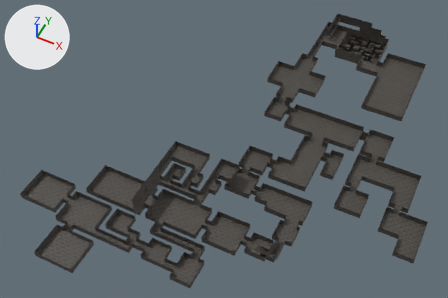
The Blender file Assets/Blender/level1.blend: old version first, new version second.
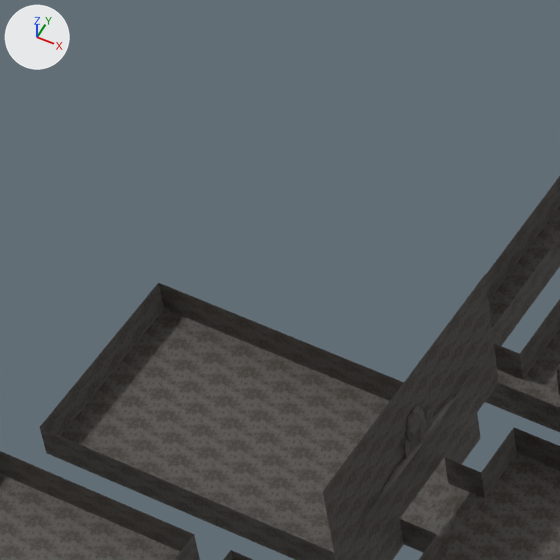
Each version appears first whole from a 50 mm camera at (79.0, -87.3, 144.6) aimed at (20.2, 30.2, -2.3), and next in a close-up on the part from 18% to 38% of the width and 40% to 71% of the height. Every picture has the same lights, and +X, +Y and +Z are marked at upper left.

The first close-up shows 'Plane', 'Suzanne', 'Suzanne.001'.
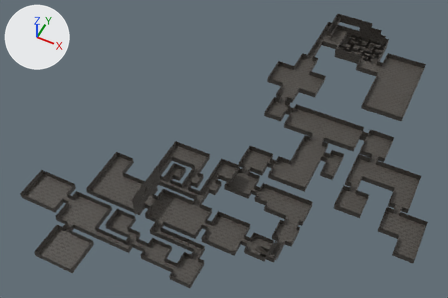
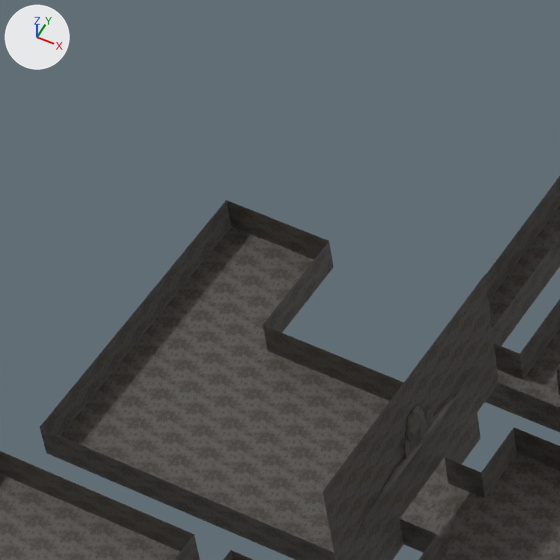
Where the change shows, as pixel boxes (x1, y1, x2, y2) in the close-ups (560 x 560 px):
part 1 of me_plane, added (black): after (261, 214, 299, 253)
part 2 of me_plane, added (black): after (182, 228, 209, 280)
part 3 of me_plane, added (black): after (204, 201, 231, 253)
part 4 of me_plane, added: after (221, 267, 277, 309)
part 5 of me_plane, added: after (256, 281, 292, 315)
part 6 of me_plane, added: after (209, 227, 265, 267)
part 7 of me_plane, added: after (187, 254, 243, 295)
part 8 of me_plane, added: after (278, 254, 314, 287)
part 9 of me_plane, added: after (244, 240, 299, 281)
part 10 of me_plane, added (black): after (307, 242, 333, 294)
part 11 of me_plane, built on: before (135, 283, 268, 351); after (135, 200, 329, 351)

What changed in the scene script:
```text
Change me_plane:
    verts and faces of me_plane; kept vertices keep their numbers, new ones are numbered from 7580
    remove me_plane.from_pydata(...)  # 7580 vertices, 1895 faces; spans x -23.0..85.0, y -29.0..111.0, z -6.0..10.0
    add me_plane.from_pydata(...)  # 7640 vertices, 1910 faces; spans x -23.0..85.0, y -29.0..111.0, z -6.0..10.0
    me_plane part 1: the loose piece of 4 vertices spanning x -5.0..-3.0, y 5.0, z 0.0..2.0 is copied, and the copy is moved by (0.0, 6.0, 0.0); it spans x -5.0..-3.0, y 11.0, z 0.0..2.0
    me_plane part 2: the loose piece of 4 vertices spanning x -7.0, y 3.0..5.0, z 0.0..2.0 is copied, and the copy is moved by (0.0, 4.0, 0.0); it spans x -7.0, y 7.0..9.0, z 0.0..2.0
    me_plane part 3: the loose piece of 4 vertices spanning x -7.0, y 3.0..5.0, z 0.0..2.0 is copied, and the copy is moved by (0.0, 6.0, 0.0); it spans x -7.0, y 9.0..11.0, z 0.0..2.0
    me_plane part 4: the loose piece of 4 vertices spanning x -5.0..-3.0, y 3.0..5.0, z 0.0 is copied, and the copy is moved by (0.0, 4.0, 0.0); it spans x -5.0..-3.0, y 7.0..9.0, z 0.0
    me_plane part 5: the loose piece of 4 vertices spanning x -3.0..-1.0, y 3.0..5.0, z 0.0 is copied, and the copy is moved by (0.0, 4.0, 0.0); it spans x -3.0..-1.0, y 7.0..9.0, z 0.0
    me_plane part 6: the loose piece of 4 vertices spanning x -7.0..-5.0, y 3.0..5.0, z 0.0 is copied, and the copy is moved by (0.0, 6.0, 0.0); it spans x -7.0..-5.0, y 9.0..11.0, z 0.0
    me_plane part 7: the loose piece of 4 vertices spanning x -7.0..-5.0, y 3.0..5.0, z 0.0 is copied, and the copy is moved by (0.0, 4.0, 0.0); it spans x -7.0..-5.0, y 7.0..9.0, z 0.0
    me_plane part 8: the loose piece of 4 vertices spanning x -3.0..-1.0, y 3.0..5.0, z 0.0 is copied, and the copy is moved by (0.0, 6.0, 0.0); it spans x -3.0..-1.0, y 9.0..11.0, z 0.0
    me_plane part 9: the loose piece of 4 vertices spanning x -5.0..-3.0, y 3.0..5.0, z 0.0 is copied, and the copy is moved by (0.0, 6.0, 0.0); it spans x -5.0..-3.0, y 9.0..11.0, z 0.0
    me_plane part 10: the loose piece of 4 vertices spanning x 7.0, y 9.0..11.0, z 0.0..2.0 is copied, and the copy is moved by (-8.0, 0.0, 0.0); it spans x -1.0, y 9.0..11.0, z 0.0..2.0
    me_plane part 11
    add delete_faces([(1776, 1777, 1779, 1778), (1780, 1781, 1783, 1782), (1784, 1785, 1787, 1786), (1824, 1825, 1827, 1826)])
    add verts[1778] = (-5.0, 11.0, 2.0)  # moved, pixel (260, 213)
    add verts[1784] = (-3.0, 11.0, 2.0)  # moved, pixel (294, 227)
    add verts[1782] = (-3.0, 7.0, 0.0)  # moved, pixel (255, 308)
    add verts[1780] = (-5.0, 7.0, 0.0)  # moved, pixel (221, 294)
    add for new, old in zip([*range(7580, 7588)], [1776, 1777, 1779, 1785, 1786, 1787, 1824, 1826]): verts[new] = verts[old] + (0.0, 2.0, 0.0)
    add for new, old in zip([*range(7588, 7592)], [1778, 1784, 1786, 7584]): verts[new] = verts[old] + (0.0, 0.0, -2.0)
    add verts[7592] = (-7.0, 11.0, 0.0)  # pixel (231, 226)
    add verts[7593] = (-1.0, 11.0, 0.0)  # pixel (333, 267)
    add verts[7594] = (-1.0, 9.0, 0.0)  # pixel (311, 294)
    add verts[7595] = (-1.0, 7.0, 0.0)  # pixel (289, 322)
    add for new, old in zip([*range(7596, 7600)], [*range(7592, 7596)]): verts[new] = verts[old] + (0.0, 0.0, 2.0)
    add faces += [(1778, 7596, 7592, 7588), (1784, 7589, 7593, 7597), (1776, 1777, 7581, 7580), (1782, 1783, 1787, 7585), (1779, 1785, 7583, 7582), (1780, 7586, 1824, 1781)]
    add faces += [(1825, 1827, 1826, 7587), (1786, 7584, 7591, 7590), (7594, 7595, 7599, 7598)]
```
